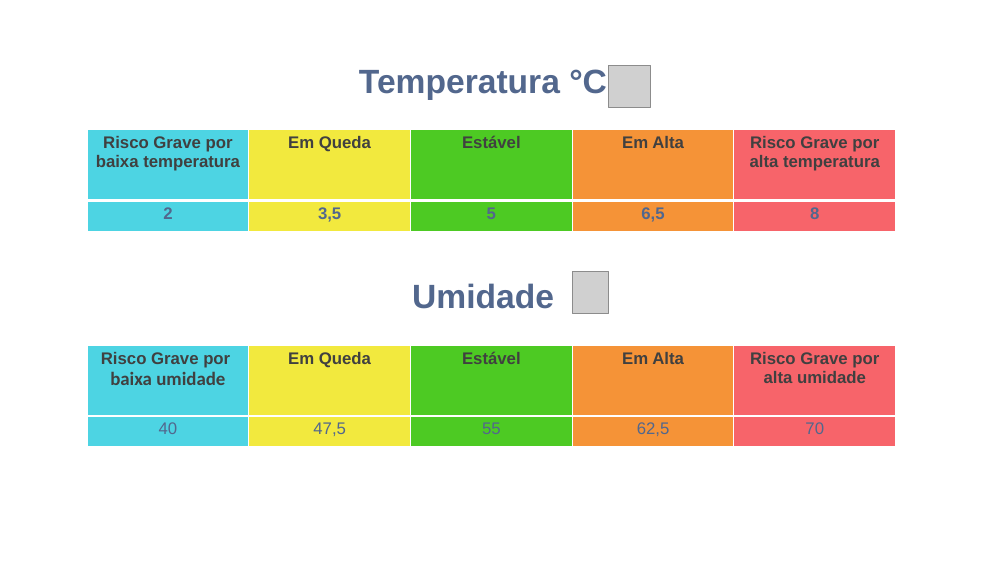
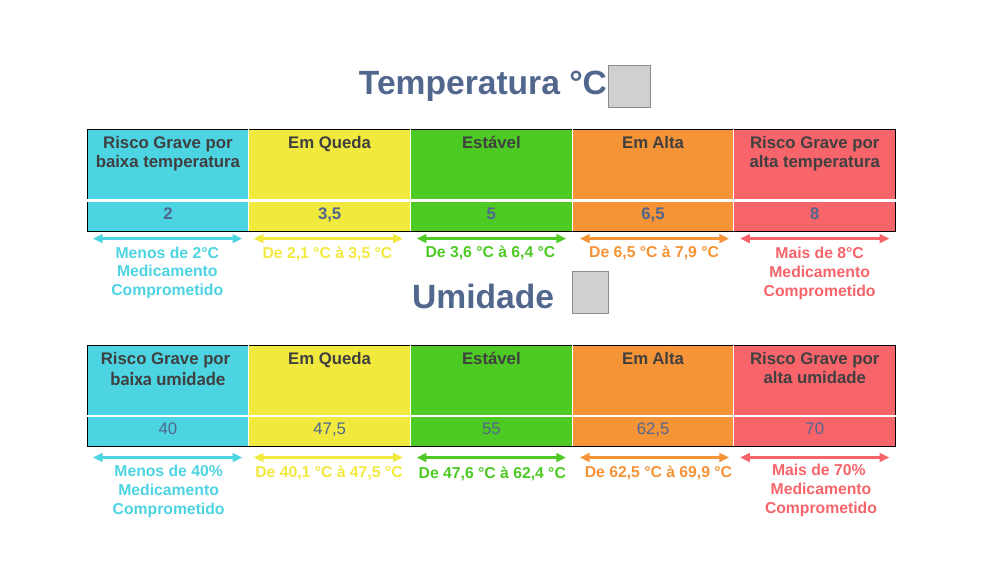
Before and after one commit to Biotec-Sprint02/Projeto-PI, a slide deck: slide 3 of Arquitetura Computacional/Gráficos do projetos.pptx. Drawn at 1008x567 pixels with LibreOffice and Linux fonts; fonts in the diff are those of the drawing; grey boxes stand for pictures. Boxes give left, top, right and bottom in pixels: in the first picture for what was removed or moved away, otherwise in the second. Text is boxed around its words. In the diff, an @@ line names an element or a change of style, - is before the commit and + after.

```diff
--- a/Arquitetura Computacional/Gráficos do projetos.pptx
+++ b/Arquitetura Computacional/Gráficos do projetos.pptx
@@ table at [87,130,896,231] @@
@@ borders changed @@
@@ double arrow added from (93, 239) to (242, 239), #4DD4E3 3 pt @@
@@ double arrow added from (254, 239) to (403, 239), #F2E93E 3 pt @@
@@ double arrow added from (417, 239) to (566, 239), #4DCA23 3 pt @@
@@ double arrow added from (580, 239) to (729, 239), #F59337 3 pt @@
@@ double arrow added from (740, 239) to (889, 239), #F7646A 3 pt @@
@@ text added at [111,246,223,299], 15 pt, text #4DD4E3, bold @@
+Menos de 2°C
+Medicamento
+Comprometido
@@ text added at [263,246,393,261], 15 pt, text #F2E93E, bold @@
+De 2,1 °C à 3,5 °C
@@ text added at [426,245,556,260], 15 pt, text #4DCA23, bold @@
+De 3,6 °C à 6,4 °C
@@ text added at [589,245,719,260], 15 pt, text #F59337, bold @@
+De 6,5 °C à 7,9 °C
@@ text added at [764,246,876,300], 15 pt, text #F7646A, bold @@
+Mais de 8°C
+Medicamento
+Comprometido
@@ table at [87,346,896,447] @@
@@ borders changed @@
@@ double arrow added from (93, 457) to (242, 457), #4DD4E3 3 pt @@
@@ text added at [113,464,225,518], 15 pt, text #4DD4E3, bold @@
+Menos de 40%
+Medicamento
+Comprometido
@@ double arrow added from (254, 457) to (403, 457), #F2E93E 3 pt @@
@@ text added at [255,465,403,480], 15 pt, text #F2E93E, bold @@
+De 40,1 °C à 47,5 °C
@@ double arrow added from (417, 457) to (566, 457), #4DCA23 3 pt @@
@@ text added at [419,466,566,481], 15 pt, text #4DCA23, bold @@
+De 47,6 °C à 62,4 °C
@@ double arrow added from (580, 457) to (729, 457), #F59337 3 pt @@
@@ text added at [585,465,732,480], 15 pt, text #F59337, bold @@
+De 62,5 °C à 69,9 °C
@@ double arrow added from (740, 457) to (889, 457), #F7646A 3 pt @@
@@ text added at [765,463,877,517], 15 pt, text #F7646A, bold @@
+Mais de 70%
+Medicamento
+Comprometido
```
Also in this commit, not shown: 2 other files.
